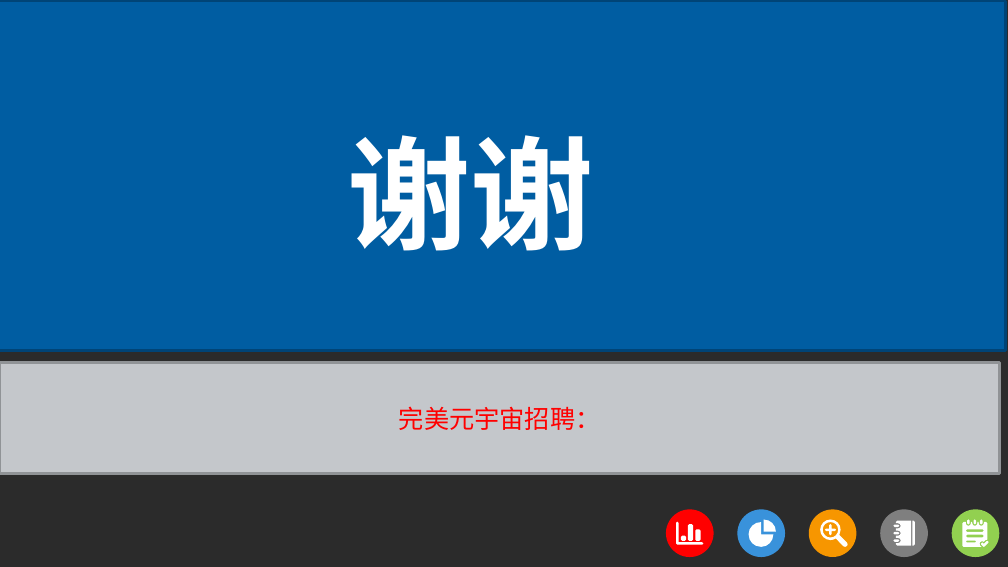
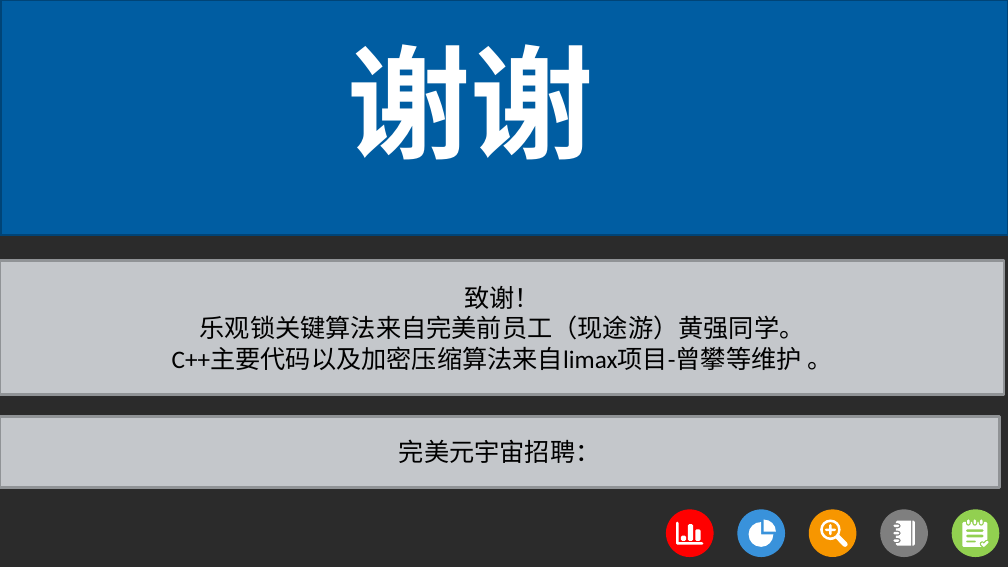
Before and after one commit to e2wugui/zeze, a slide deck: slide 18 of doc/基于缓存同步的分布式事务服务器框架.pptx. Drawn at 1008x567 pixels with LibreOffice and Linux fonts; fonts in the diff are those of the drawing; background and template pictures are left out; a plain dark background stands for a picture behind light text. Boxes give left, top, right and bottom in pixels: in the first picture for what was removed or moved away, otherwise in the second. Text is boxed around its words. In the diff, an @@ line names an element or a change of style, - is before the commit and + after.

Commit message:
更新致谢

```diff
--- a/doc/基于缓存同步的分布式事务服务器框架.pptx
+++ b/doc/基于缓存同步的分布式事务服务器框架.pptx
@@ rectangle: place and size @@
-rectangle at [0,1,1006,351]
+rectangle at [1,0,1008,235]
@@ text "谢谢": place and size @@
-text "谢谢" at [348,135,594,251]
+text "谢谢" at [348,44,594,160]
@@ rectangle added at [0,261,1004,395], fill #C4C7CB, outline #919396 2 pt, 18 pt, text #000000 @@
+致谢！
+乐观锁关键算法来自完美前员工（现途游）黄强同学。
+C++主要代码以及加密压缩算法来自limax项目-曾攀等维护 。
@@ line removed from (941, 274) to (432, 274) @@
@@ rectangle "完美元宇宙招聘：": place and size @@
-rectangle "完美元宇宙招聘：" at [0,363,999,474]
+rectangle "完美元宇宙招聘：" at [0,416,999,488]
@@ rectangle "完美元宇宙招聘：" at [0,416,999,488]: text colour #FF0000 to #000000 @@
```
Also in this commit, not shown: 1 other slide changed.
